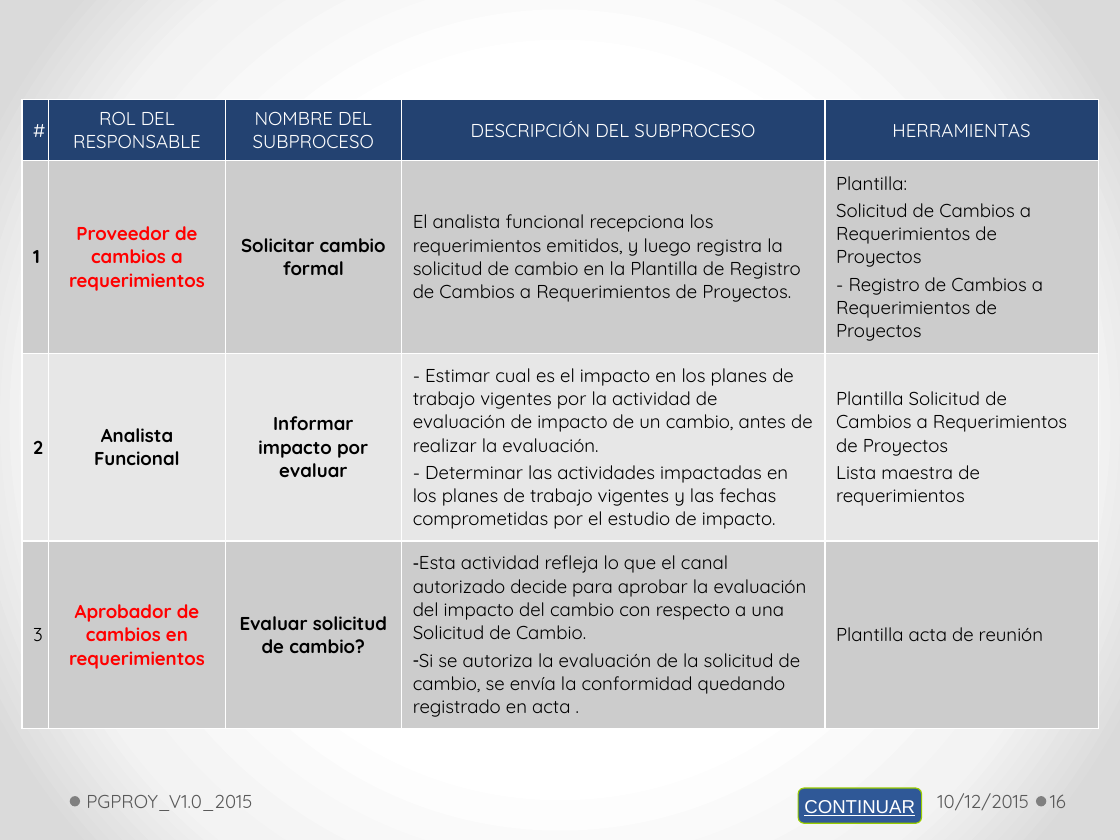
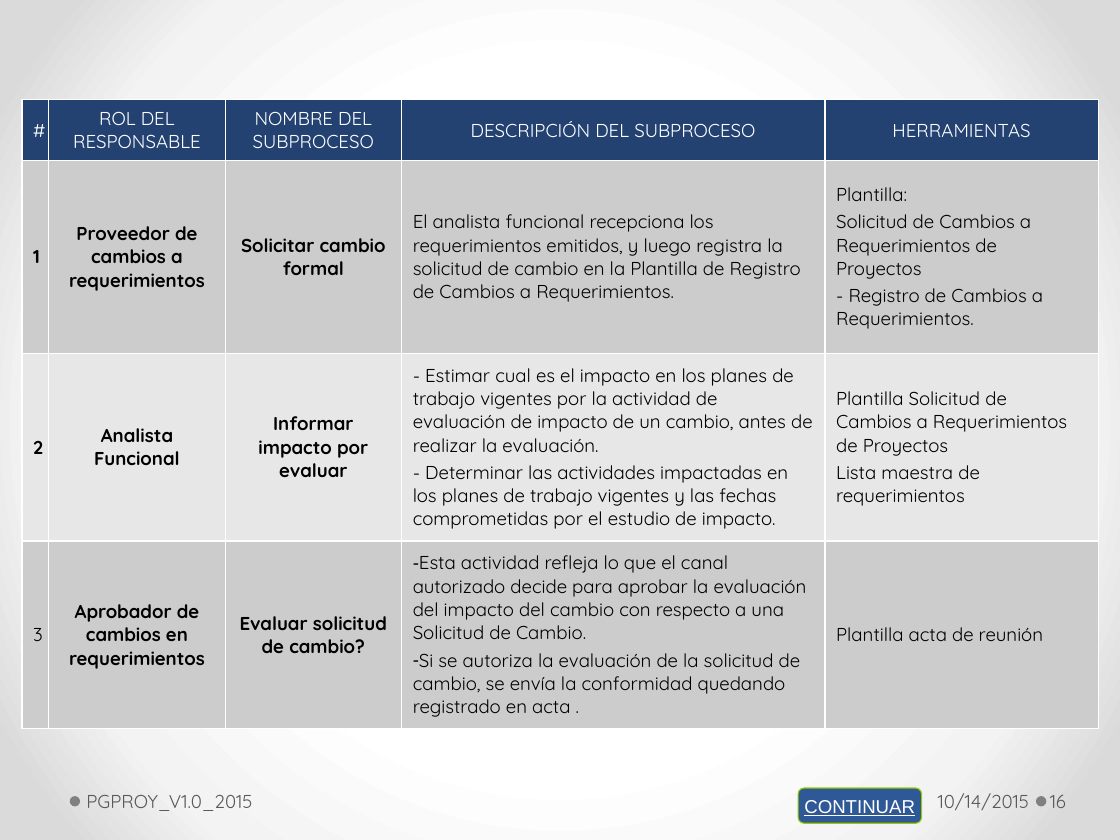
Before and after one commit to lowrider80/UTP-GPS-ALARM, a slide deck: slide 16 of Area_de_Proceso-_REQM/PGREQM_V1.0_2015_MOD_F.pptx. Drawn at 1120x840 pixels with LibreOffice and Linux fonts; fonts in the diff are those of the drawing. Boxes give left, top, right and bottom in pixels: in the first picture for what was removed or moved away, otherwise in the second. Text is boxed around its words. In the diff, an @@ line names an element or a change of style, - is before the commit and + after.

Commit message:
Gestion de Requerimiento
Gestion de Requerimiento

```diff
--- a/Area_de_Proceso-_REQM/PGREQM_V1.0_2015_MOD_F.pptx
+++ b/Area_de_Proceso-_REQM/PGREQM_V1.0_2015_MOD_F.pptx
@@ table at (22, 100, 1098, 729) @@
-row 2, column 4: El analista funcional recepciona los requerimientos emitidos, y luego registra la solicitud de cambio en la Plantilla de Registro de Cambios a Requerimientos de Proyectos.
+row 2, column 4: El analista funcional recepciona los requerimientos emitidos, y luego registra la solicitud de cambio en la Plantilla de Registro de Cambios a Requerimientos.
-row 2, column 5: Plantilla: / Solicitud de Cambios a Requerimientos de Proyectos / - Registro de Cambios a Requerimientos de Proyectos
+row 2, column 5: Plantilla: / Solicitud de Cambios a Requerimientos de Proyectos / - Registro de Cambios a Requerimientos.
@@ text colour #FF0000 to #000000 in "Proveedor de cambios a requerimientos", "Aprobador de cambios en requerimientos" @@
@@ text at (938, 793, 1029, 811): text changed @@
-10/12/2015
+10/14/2015
```
Also in this commit, not shown: 18 other slides changed.
